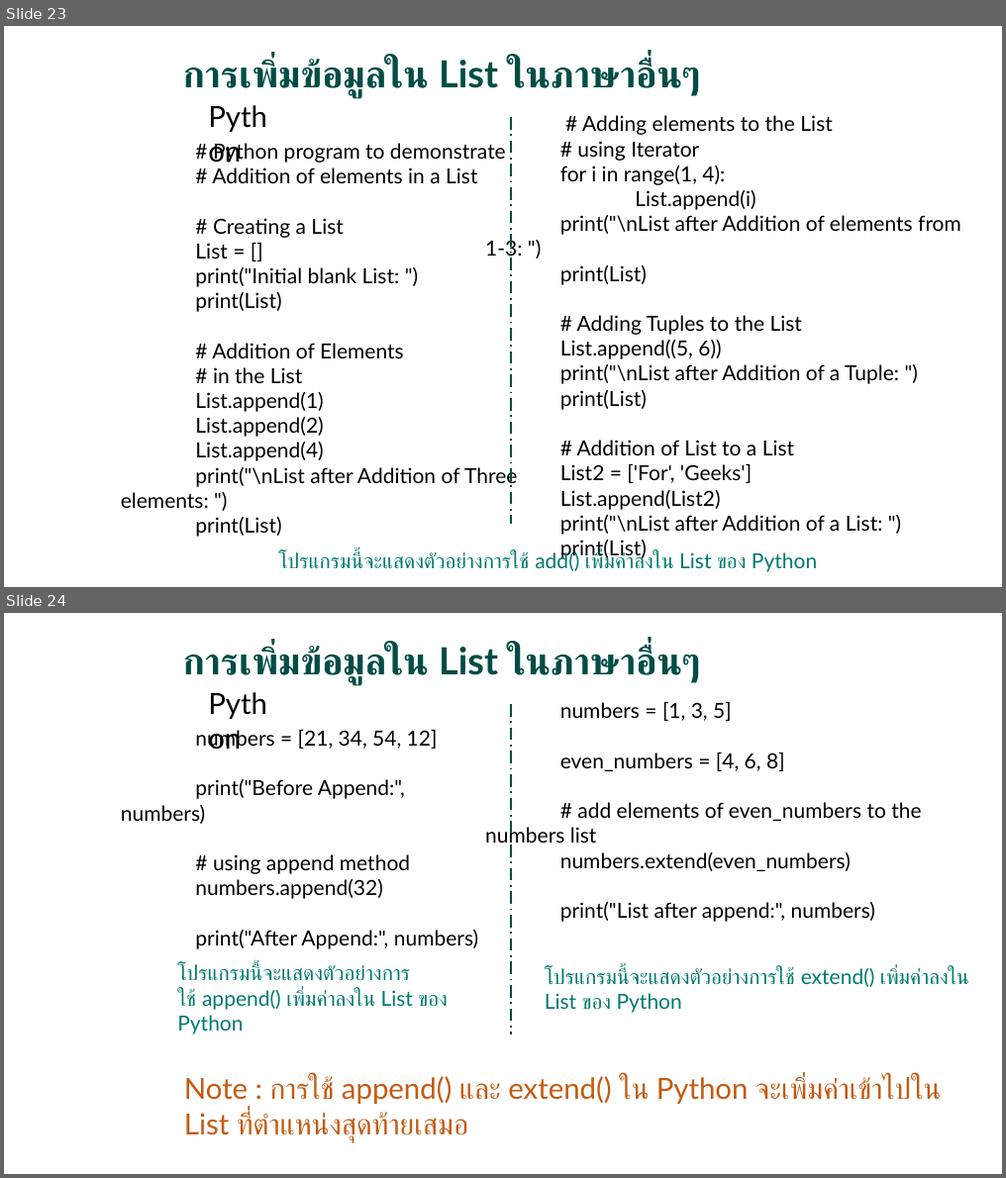
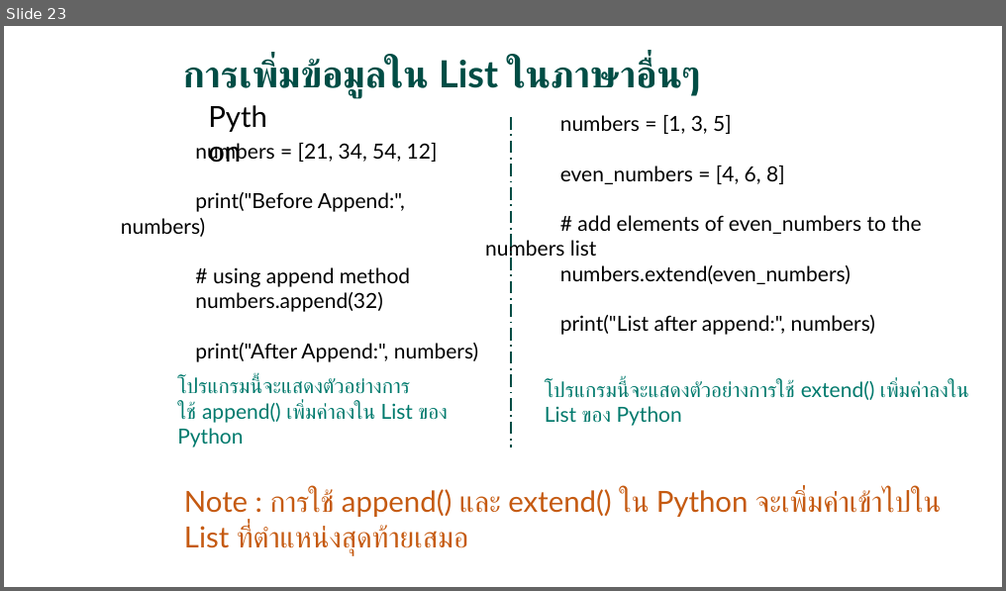
Before and after one commit to EarthXSY/File-dowload, a slide deck: List in Dart (start-ex4).pptx. Shown one above the other, each under a label of ours: slides 23 and 24 before the commit, slide 23 after it. The pictures are 1006x1178 and 1006x591 pixels, drawn with LibreOffice and Linux fonts; fonts in the diff are those of the drawing; background and template pictures are left out. Boxes give left, top, right and bottom in pixels: in the first picture for what was removed or moved away, otherwise in the second. Text is boxed around its words. In the diff, an @@ line names an element or a change of style, - is before the commit and + after.

```diff
--- a/List in Dart (start-ex4).pptx
+++ b/List in Dart (start-ex4).pptx
@@ slide 23 removed at bbox=[4, 26, 1002, 587], background picture (left out) @@
@@ title removed at bbox=[183, 58, 701, 97] @@
-การเพิ่มข้อมูลใน List ในภาษาอื่นๆ
@@ text removed at bbox=[201, 95, 279, 138] @@
-Python
@@ text removed at bbox=[121, 143, 517, 537] @@
-# Python program to demonstrate
-# Addition of elements in a List
-# Creating a List
-List = []
-print("Initial blank List: ")
-print(List)
-# Addition of Elements
-# in the List
-List.append(1)
-List.append(2)
-List.append(4)
-print("\nList after Addition of Three elements: ")
-print(List)
@@ line removed from (512, 117) to (512, 525) @@
@@ text removed at bbox=[560, 115, 961, 535] @@
-# Adding elements to the List
-# using Iterator
-for i in range(1, 4):
-List.append(i)
-print("\nList after Addition of elements from 1-3: ")
-print(List)
-# Adding Tuples to the List
-List.append((5, 6))
-print("\nList after Addition of a Tuple: ")
-print(List)
-# Addition of List to a List
-List2 = ['For', 'Geeks']
-List.append(List2)
-print("\nList after Addition of a List: ")
-print(List)
@@ text removed at bbox=[278, 551, 817, 572] @@
-โปรแกรมนี้จะแสดงตัวอย่างการใช้ add() เพิ่มค่าลงใน List ของ Python
@@ what was slide 24 is now slide 23 @@
```
Also in this commit, not shown: 2 slides changed, 1 other file.
